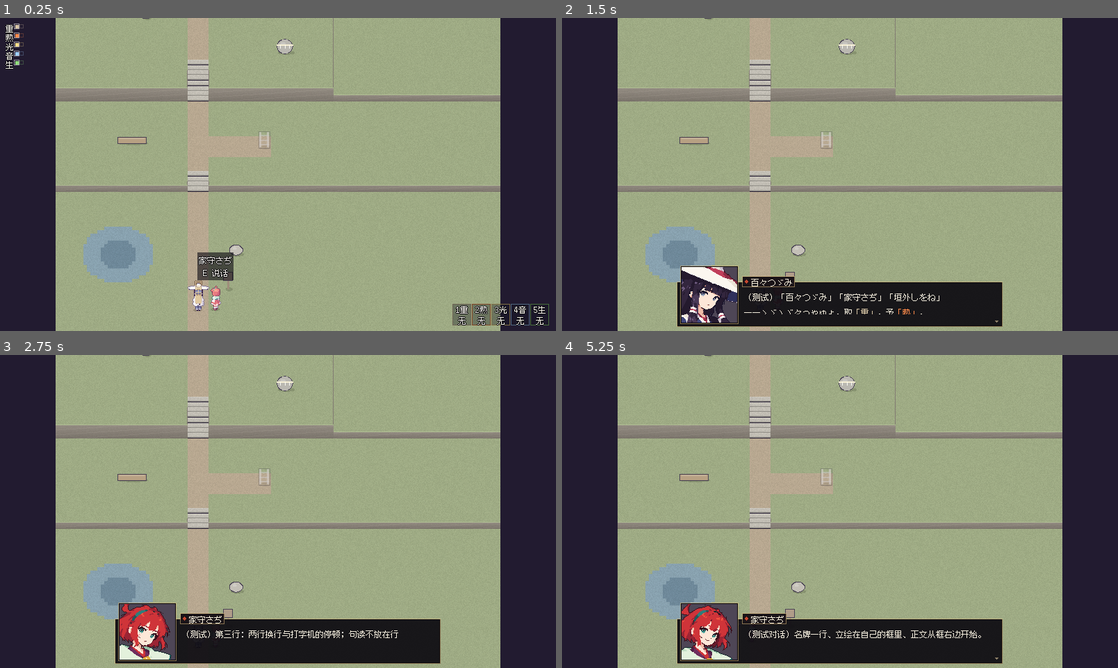
Above: before the commit, frames 1-4 (two rows, left to right).
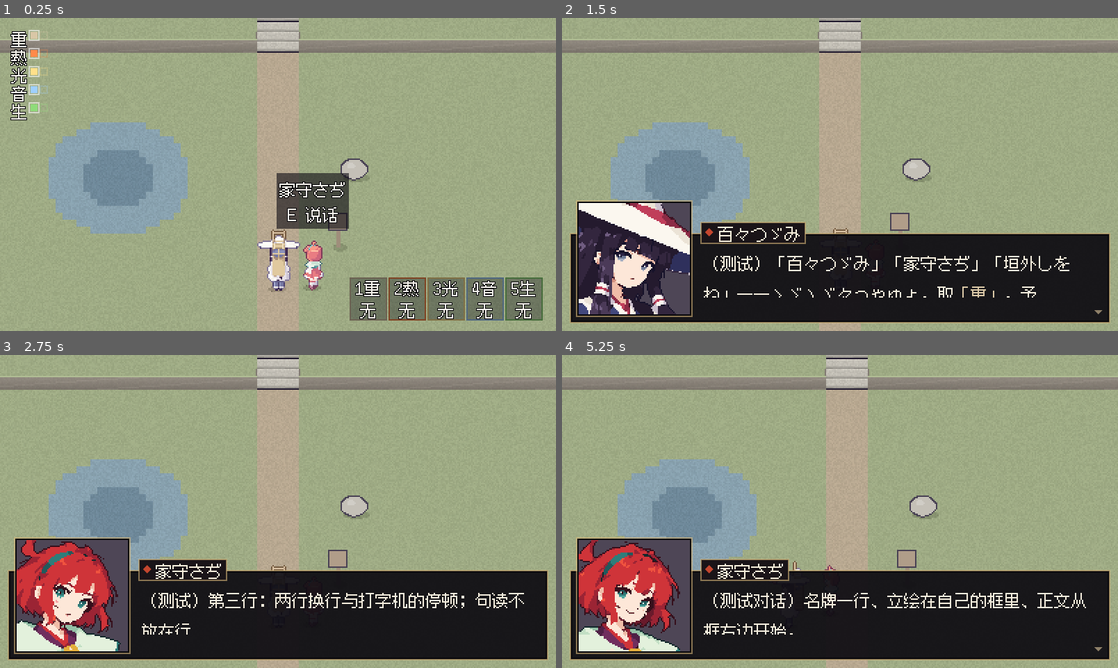
Above: after the commit, the same moments.

Repository: FSchwarz1984/game-dev
Game: Godot game, scene res://main.tscn
The game is run twice, just before and just after one commit, with the same random seed, the same clock (stepped at 60 frames per second) and the same inputs.
Inputs (mouse positions are in pixels of both pictures, inside the frame that each line leads up to):
- Up to frame 1 (0.25 s): no input
- Up to frame 2 (1.5 s): tap Enter at 0.5 s; move the mouse to (962, 158) at 0.52 s; hold D (move_right) 0.53-1.25 s; tap 1 at 0.6 s; click (962, 158) at 0.67 s; tap Space at 0.77 s; drag from (728, 190) to (812, 237) at 1.27 s
- Up to frame 3 (2.75 s): tap Space at 2 s; move the mouse to (333, 442) at 2.02 s; hold D (move_right) from 2.03 s (still down); tap 3 at 2.1 s
- Up to frame 4 (5.25 s): release D (move_right) at 2.75 s; drag from (812, 574) to (673, 464) at 2.77 s; tap Enter at 3.5 s; move the mouse to (1006, 558) at 3.52 s; hold A (move_left) 3.53-4.25 s; tap 5 at 3.6 s; tap Space at 3.77 s; drag from (673, 464) to (756, 433) at 4.27 s; move the mouse to (867, 511) at 5.02 s; hold S (move_down) from 5.03 s (still down); hold Enter from 5.03 s (still down); click (867, 511) at 5.17 s

The runs differ from the first frame. In frame 1, 49% of the frame differs, in the area x 0-100%, y 0-100%; in frame 2, 53%; in frame 3, 55%; in frame 4, 55%.

Commit message:
Stage: integer scale from the window height (round(h/270)), consistent framing
1280x720 now shows 426x240 at x3 (the framing the user approved in the
JS version) instead of 640x360 at x2; 1920x1080 stays 480x270 at x4.
The dialogue box narrows to fit canvases down to 400 wide. Unit tests
(68) and the real-input playtest (keyboard 1280x720, touch 1200x540)
pass.

Co-Authored-By: Claude Opus 5.5 <noreply@anthropic.com>
Claude-Session: https://claude.ai/code/session_01A5AGrYdczp7DU5pUA6eJii

Diff:
--- a/godot/core/pixel_stage.gd
+++ b/godot/core/pixel_stage.gd
@@ -1,9 +1,13 @@
 class_name PixelStage
 extends Control
-## The pixel-perfect stage. The window is filled at an integer scale s = floor(min(w / 480,
-## h / 270)) and the logical (native-pixel) canvas grows to fill it: content_scale_size =
-## (w / s, h / s), so a bigger window shows more world and there are no black bars (at most one
-## stray window pixel at odd sizes). Stretch mode is canvas_items with integer scaling (project
+## The pixel-perfect stage. The window is filled at an integer scale s = round(h / 270), lowered
+## while the logical width would fall under MIN_W, and the logical (native-pixel) canvas fills the
+## window: content_scale_size = (w / s, h / s). The native height therefore stays near 270 on every
+## screen (1280x720 -> 426x240 at x3, 1920x1080 -> 480x270 at x4, 2560x1440 -> 512x288 at x5,
+## 1200x540 -> 600x270 at x2), so framing and on-screen size are consistent across devices, and
+## there are no black bars (at most s - 1 stray window pixels at odd sizes). Lead decision
+## 2026-10-14: the earlier floor(min(w/480, h/270)) showed 640x360 at 720p, which made everything
+## a third smaller than the framing the user approved in the JS version (427x240 at x3). Stretch mode is canvas_items with integer scaling (project
 ## settings): everything is laid out in native pixels and drawn at s times.
 ##
 ## The world renders into its own SubViewport at native resolution plus a 1-pixel border, with
@@ -19,6 +23,8 @@
 signal logical_resized(size: Vector2)
 
 const BASE := Vector2(480, 270)
+## The narrowest logical canvas the UI is laid out for (the dialogue box shrinks to fit).
+const MIN_W := 400.0
 
 var world_vp: SubViewport
 var world_root: Node2D
@@ -91,7 +97,9 @@
 	var size := Vector2(win.size)
 	if size.x < 1 or size.y < 1:
 		return
-	var s := maxi(1, floori(minf(size.x / BASE.x, size.y / BASE.y)))
+	var s := maxi(1, roundi(size.y / BASE.y))
+	while s > 1 and size.x / s < MIN_W:
+		s -= 1
 	var cs := Vector2i(floori(size.x / s), floori(size.y / s))
 	scale_factor = s
 	if win.content_scale_size != cs:
--- a/godot/story/dialogue_box.gd
+++ b/godot/story/dialogue_box.gd
@@ -83,15 +83,16 @@
 
 func relayout() -> void:
 	var view := get_viewport_rect().size
-	var bx := floorf((view.x - BOX_W) * 0.5)
+	var bw := minf(BOX_W, view.x - 12.0)
+	var bx := floorf((view.x - bw) * 0.5)
 	var by := view.y - BOTTOM - BOX_H
-	box = Rect2(bx, by, BOX_W, BOX_H)
+	box = Rect2(bx, by, bw, BOX_H)
 	var has_card := portrait_tex != null
 	card = Rect2(bx + 4, by - CARD_RISE, CARD, CARD) if has_card else Rect2()
 	var tx := card.end.x + 8 if has_card else bx + 12
 	var line := int(UiTheme.LINE[_kind])
 	text.position = Vector2(tx, by + 12)
-	text.size = Vector2(bx + BOX_W - 9 - tx, line * 2 + 2)
+	text.size = Vector2(bx + bw - 9 - tx, line * 2 + 2)
 	var nw := ceilf(name_label.get_minimum_size().x)
 	var px := card.end.x + 6 if has_card else bx + 10
 	plate = Rect2(px, by - 8, 15 + nw, 15) if speaker != "" else Rect2()
Not shown, changed: CLAUDE.md
Not shown, changed: docs/knowledge/16-godot-architecture.md
Not shown, changed: tools/godot/smoke_bot.py
